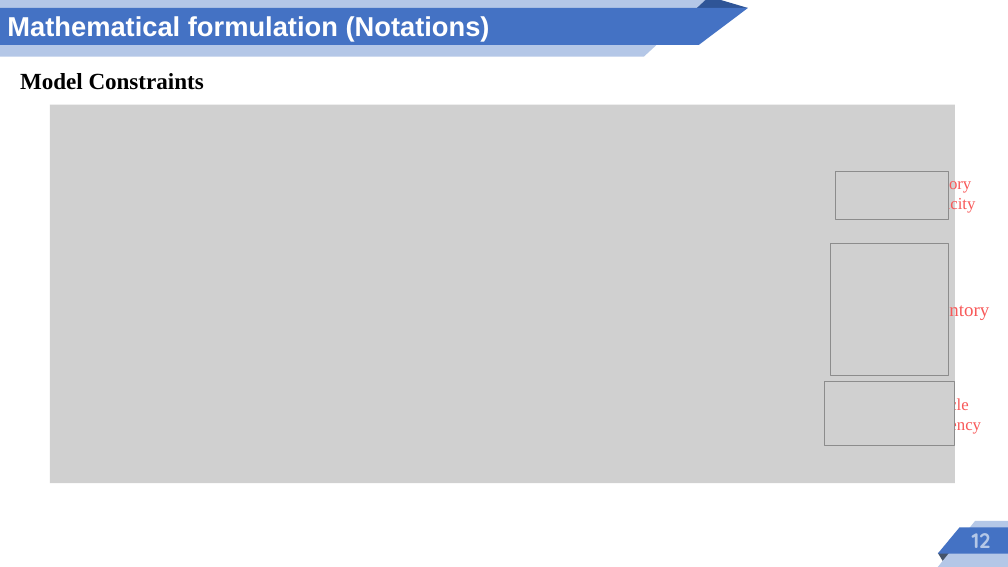
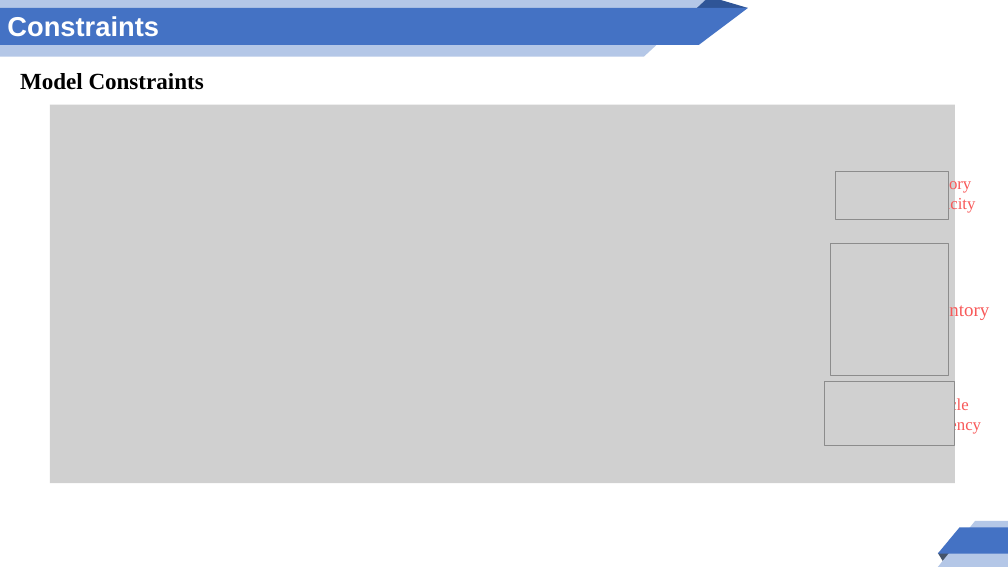
Before and after one commit to tawfiqh58/multiperiod-wood-sc-model, a slide deck: slide 5 of slide.pptx (slide 12 before the commit). Drawn at 1008x567 pixels with LibreOffice and Linux fonts; fonts in the diff are those of the drawing; grey boxes stand for pictures. Boxes give left, top, right and bottom in pixels: in the first picture for what was removed or moved away, otherwise in the second. Text is boxed around its words. In the diff, an @@ line names an element or a change of style, - is before the commit and + after.

```diff
--- a/slide.pptx
+++ b/slide.pptx
@@ text removed at (7, 16, 490, 41) @@
-Mathematical formulation (Notations)
@@ text added at (7, 16, 159, 37), 26 pt, text #FFFFFF, bold @@
+Constraints
@@ text removed at (972, 533, 991, 548) @@
-12
```
Also in this commit, not shown: 3 other slides changed, 3 slides added, 21 slides removed, 17 other files.
